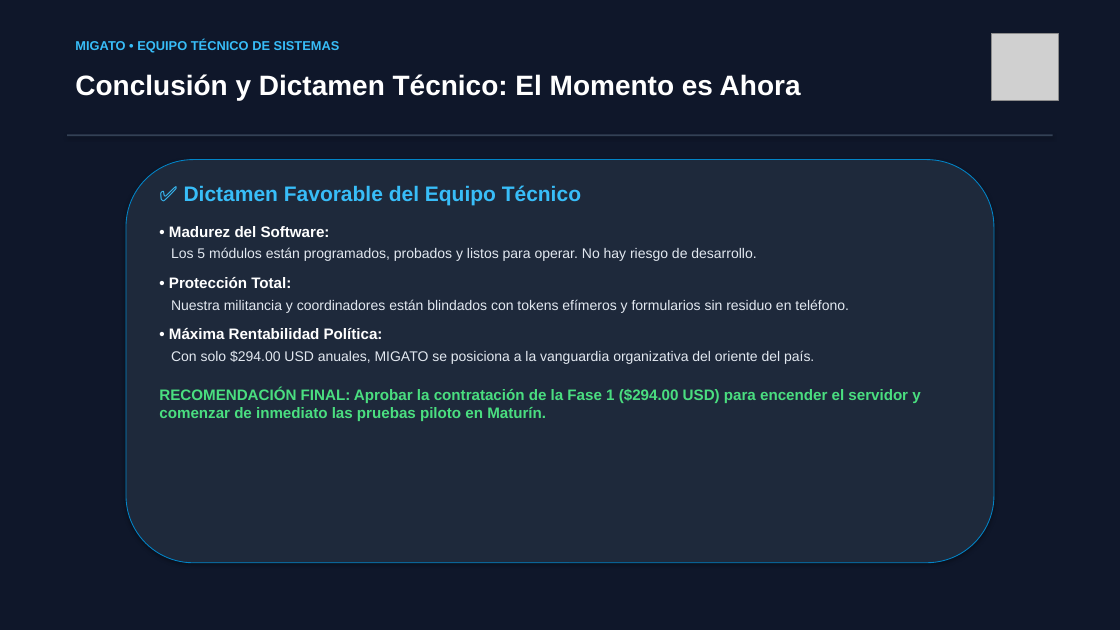
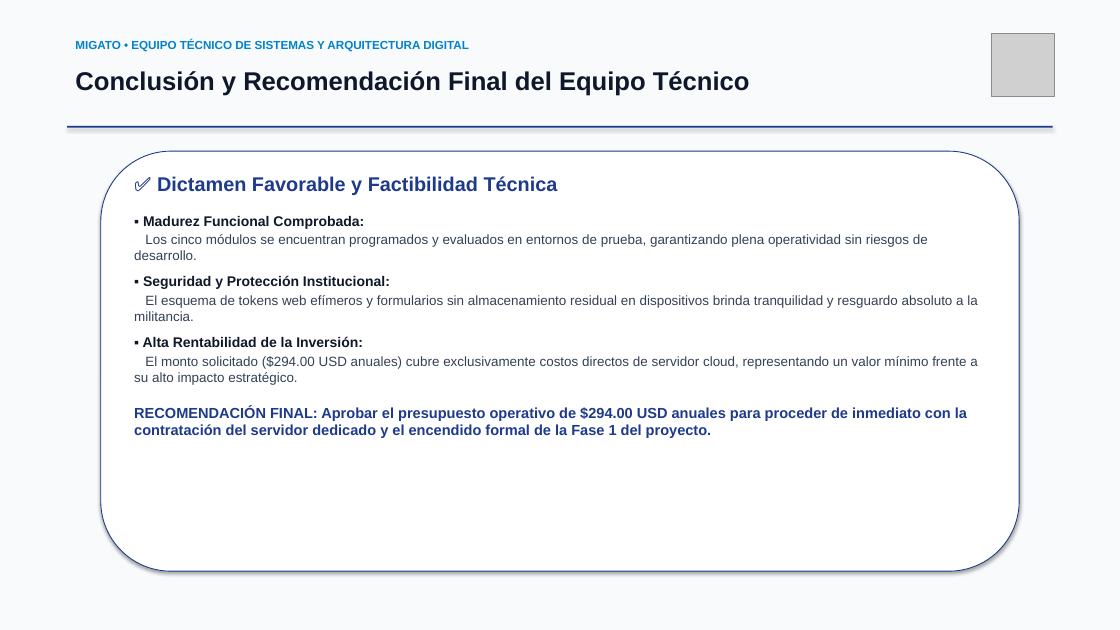
Before and after one commit to diegodona36-netizen/migato-maturin, a slide deck: slide 10 of PRESENTACION_EJECUTIVA_MIGATO_V3.pptx. Drawn at 1120x630 pixels with LibreOffice and Linux fonts; fonts in the diff are those of the drawing; grey boxes stand for pictures. Boxes give left, top, right and bottom in pixels: in the first picture for what was removed or moved away, otherwise in the second. Text is boxed around its words. In the diff, an @@ line names an element or a change of style, - is before the commit and + after.

```diff
--- a/PRESENTACION_EJECUTIVA_MIGATO_V3.pptx
+++ b/PRESENTACION_EJECUTIVA_MIGATO_V3.pptx
@@ rectangle at bbox=[0, 0, 1120, 630]: fill #0F172A to #F8FAFC @@
@@ text at bbox=[75, 40, 469, 52]: text changed; size 11 to 10 pt; text colour #38BDF8 to #0284C7 @@
-MIGATO • EQUIPO TÉCNICO DE SISTEMAS
+MIGATO • EQUIPO TÉCNICO DE SISTEMAS Y ARQUITECTURA DIGITAL
@@ picture: place and size @@
-picture at bbox=[991, 34, 1059, 101]
+picture at bbox=[991, 34, 1054, 97]
@@ text at bbox=[75, 71, 750, 96]: text changed; size 24 to 22 pt; text colour #FFFFFF to #0F172A @@
-Conclusión y Dictamen Técnico: El Momento es Ahora
+Conclusión y Recomendación Final del Equipo Técnico
@@ rectangle: place and size @@
-rectangle at bbox=[67, 134, 1053, 136]
+rectangle at bbox=[67, 126, 1053, 128]
@@ rectangle at bbox=[67, 126, 1053, 128]: fill #334155 to #1E3A8A @@
@@ rounded rectangle: place and size @@
-rounded rectangle at bbox=[126, 160, 994, 563]
+rounded rectangle at bbox=[101, 151, 1019, 571]
@@ rounded rectangle at bbox=[101, 151, 1019, 571]: fill #1E293B to #FFFFFF; outline #0284C7 0.75 pt to #1E3A8A 0.75 pt @@
@@ text at bbox=[134, 176, 977, 438]: text changed; size 12 to 11.5 pt; text colour #E2E8F0 to #334155 @@
-✅ Dictamen Favorable del Equipo Técnico
-• Madurez del Software:
-Los 5 módulos están programados, probados y listos para operar. No hay riesgo de desarrollo.
-• Protección Total:
-Nuestra militancia y coordinadores están blindados con tokens efímeros y formularios sin residuo en teléfono.
-• Máxima Rentabilidad Política:
-Con solo $294.00 USD anuales, MIGATO se posiciona a la vanguardia organizativa del oriente del país.
-RECOMENDACIÓN FINAL: Aprobar la contratación de la Fase 1 ($294.00 USD) para encender el servidor y comenzar de inmediato las pruebas piloto en Maturín.
+✅ Dictamen Favorable y Factibilidad Técnica
+▪ Madurez Funcional Comprobada:
+Los cinco módulos se encuentran programados y evaluados en entornos de prueba, garantizando plena operatividad sin riesgos de desarrollo.
+▪ Seguridad y Protección Institucional:
+El esquema de tokens web efímeros y formularios sin almacenamiento residual en dispositivos brinda tranquilidad y resguardo absoluto a la militancia.
+▪ Alta Rentabilidad de la Inversión:
+El monto solicitado ($294.00 USD anuales) cubre exclusivamente costos directos de servidor cloud, representando un valor mínimo frente a su alto impacto estratégico.
+RECOMENDACIÓN FINAL: Aprobar el presupuesto operativo de $294.00 USD anuales para proceder de inmediato con la contratación del servidor dedicado y el encendido formal de la Fase 1 del proyecto.
```
Also in this commit, not shown: 9 other slides changed, 4 other files.
